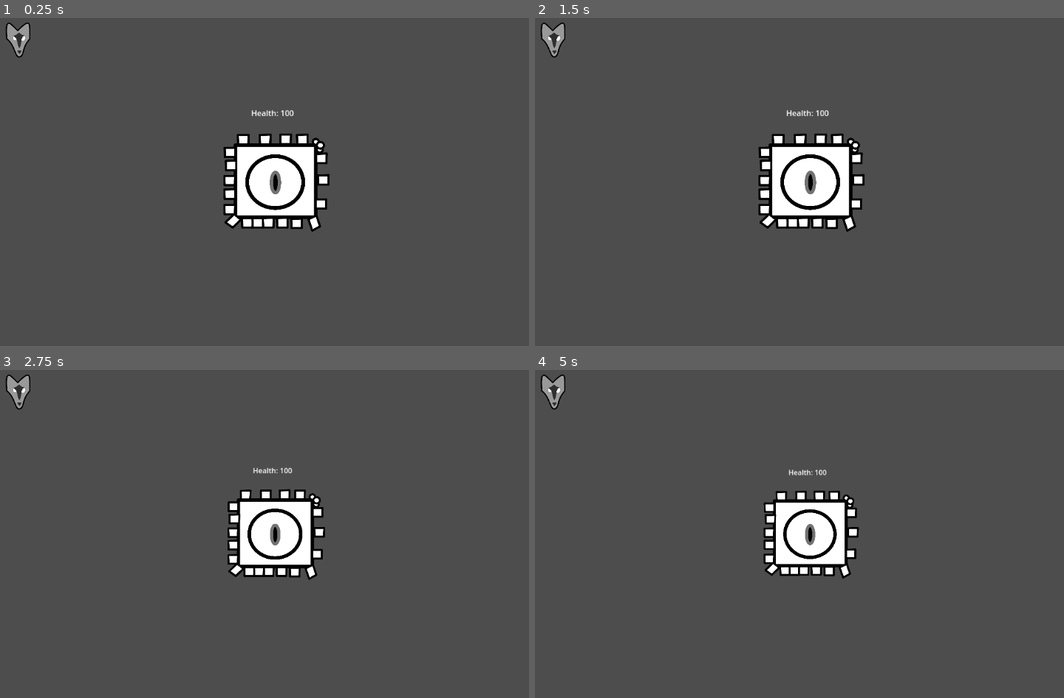
Above: before the commit, frames 1-4 (two rows, left to right).
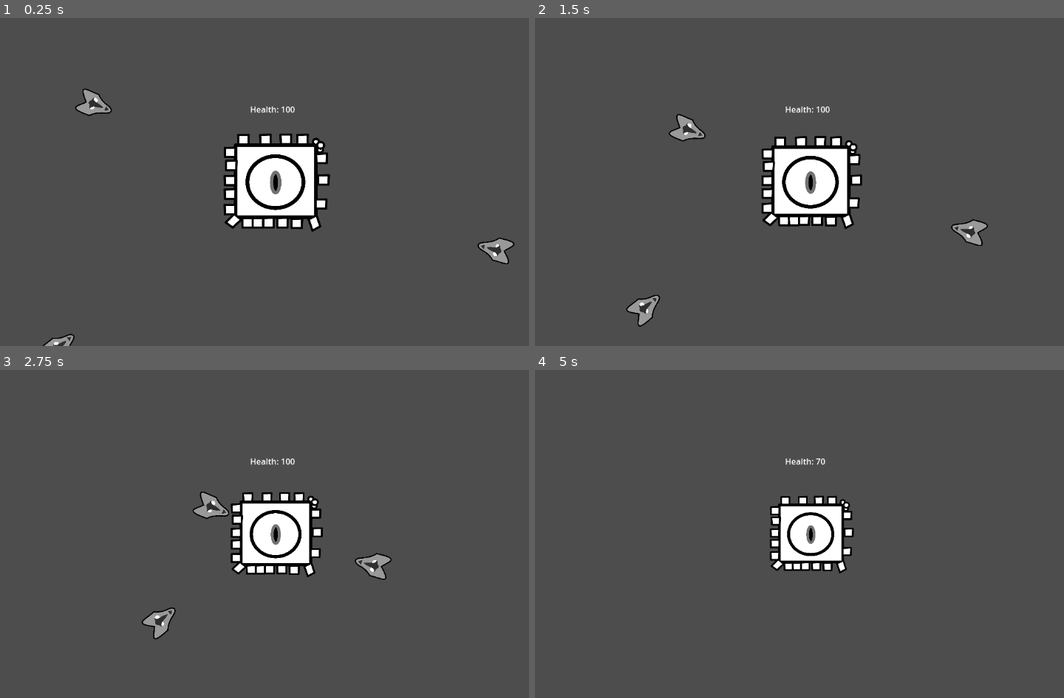
Above: after the commit, the same moments.

Repository: CybearTron/Wolf_Fortress_Game
Game: Godot game, scene res://Scenes/levels/world.tscn
The game is run twice, just before and just after one commit, with the same random seed, the same clock (stepped at 60 frames per second) and the same inputs.
Inputs:
- Up to frame 1 (0.25 s): no input
- Up to frame 2 (1.5 s): no input
- Up to frame 3 (2.75 s): no input
- Up to frame 4 (5 s): no input

The runs differ from the first frame. In frame 1, 1.5% of the frame differs, in the area x 1-98%, y 1-100%; in frame 2, 3.5%, in the area x 1-86%, y 1-95%; in frame 3, 3.3%; in frame 4, 3.0%.

Commit message:
Got wolf to move towards and die within the fortress, damaging it.

Diff:
--- a/Scenes/fortress/fortress.tscn
+++ b/Scenes/fortress/fortress.tscn
@@ -4,7 +4,7 @@
 [ext_resource type="Texture2D" uid="uid://da35fdvoc3klr" path="res://Assets/fortress/fortress_sprite.png" id="1_nl2ci"]
 
 [sub_resource type="RectangleShape2D" id="RectangleShape2D_p7rdu"]
-size = Vector2(160, 143)
+size = Vector2(128, 120)
 
 [sub_resource type="Animation" id="Animation_ct432"]
 resource_name = "Fortress_Eye"
@@ -25,14 +25,14 @@
 tracks/1/type = "value"
 tracks/1/imported = false
 tracks/1/enabled = true
-tracks/1/path = NodePath(".:scale")
+tracks/1/path = NodePath("Sprite2D:scale")
 tracks/1/interp = 1
 tracks/1/loop_wrap = true
 tracks/1/keys = {
 "times": PackedFloat32Array(0, 0.5, 1, 1.5, 2),
 "transitions": PackedFloat32Array(1, 1, 1, 1, 1),
 "update": 0,
-"values": [Vector2(1, 1), Vector2(0.9, 0.9), Vector2(0.85, 0.85), Vector2(0.95, 0.95), Vector2(1, 1)]
+"values": [Vector2(0.2, 0.2), Vector2(0.18, 0.18), Vector2(0.15, 0.15), Vector2(0.18, 0.18), Vector2(0.2, 0.2)]
 }
 
 [sub_resource type="Animation" id="Animation_sw6o0"]
@@ -52,14 +52,14 @@
 tracks/1/type = "value"
 tracks/1/imported = false
 tracks/1/enabled = true
-tracks/1/path = NodePath(".:scale")
+tracks/1/path = NodePath("Sprite2D:scale")
 tracks/1/interp = 1
 tracks/1/loop_wrap = true
 tracks/1/keys = {
 "times": PackedFloat32Array(0),
 "transitions": PackedFloat32Array(1),
 "update": 0,
-"values": [Vector2(1, 1)]
+"values": [Vector2(0.2, 0.2)]
 }
 
 [sub_resource type="AnimationLibrary" id="AnimationLibrary_n6hsn"]
@@ -78,7 +78,7 @@
 hframes = 2
 
 [node name="CollisionShape2D" type="CollisionShape2D" parent="."]
-position = Vector2(0, 0.5)
+position = Vector2(8, -4)
 shape = SubResource("RectangleShape2D_p7rdu")
 
 [node name="AnimationPlayer" type="AnimationPlayer" parent="."]
@@ -93,3 +93,5 @@
 offset_right = 65.0
 offset_bottom = -131.0
 text = "Hello"
+
+[connection signal="body_entered" from="." to="." method="_on_body_entered"]
--- a/Scenes/levels/world.tscn
+++ b/Scenes/levels/world.tscn
@@ -5,8 +5,14 @@
 
 [node name="world" type="Node2D"]
 
-[node name="wolf" parent="." instance=ExtResource("2_75p36")]
-position = Vector2(200, 200)
-
 [node name="fortress" parent="." instance=ExtResource("1_e5qe7")]
 position = Vector2(584, 328)
+
+[node name="wolf3" parent="." instance=ExtResource("2_75p36")]
+position = Vector2(216, 168)
+
+[node name="wolf2" parent="." instance=ExtResource("2_75p36")]
+position = Vector2(152, 664)
+
+[node name="wolf" parent="." instance=ExtResource("2_75p36")]
+position = Vector2(1040, 464)
--- a/Scenes/wolves/wolf.tscn
+++ b/Scenes/wolves/wolf.tscn
@@ -10,16 +10,18 @@
 [sub_resource type="CircleShape2D" id="CircleShape2D_dvskv"]
 radius = 3576.91
 
-[node name="wolf" type="Area2D"]
+[node name="wolf" type="CharacterBody2D" groups=["wolf"]]
 scale = Vector2(0.15, 0.15)
 script = ExtResource("1_8yo5m")
 
 [node name="Sprite2D" type="Sprite2D" parent="."]
+rotation = -1.5708
 scale = Vector2(0.6, 0.6)
 texture = ExtResource("1_e2ga2")
 
 [node name="CollisionShape2D" type="CollisionShape2D" parent="."]
 position = Vector2(0, -53.3333)
+rotation = -1.5708
 shape = SubResource("CapsuleShape2D_fdd33")
 
 [node name="Detection" type="Area2D" parent="."]
@@ -27,4 +29,12 @@
 [node name="CollisionShape2D" type="CollisionShape2D" parent="Detection"]
 shape = SubResource("CircleShape2D_dvskv")
 
+[node name="hitbox" type="Area2D" parent="."]
+rotation = -1.5708
+
+[node name="CollisionShape2D" type="CollisionShape2D" parent="hitbox"]
+position = Vector2(0, -53.3333)
+shape = SubResource("CapsuleShape2D_fdd33")
+
 [connection signal="area_entered" from="Detection" to="." method="_on_detection_area_entered"]
+[connection signal="area_entered" from="hitbox" to="." method="_on_hitbox_area_entered"]
--- a/Scripts/fortress/fortress.gd
+++ b/Scripts/fortress/fortress.gd
@@ -8,3 +8,10 @@
 
 	if health<=0:
 		queue_free()
+
+
+
+func _on_body_entered(body):
+	if body.is_in_group("wolf"):
+		health-=10;
+		body.queue_free();
--- a/Scripts/wolves/wolf.gd
+++ b/Scripts/wolves/wolf.gd
@@ -1,4 +1,4 @@
-extends Area2D
+extends CharacterBody2D
 
 @export var speed = 100;
 
@@ -7,10 +7,17 @@
 func _physics_process(delta):
 	if fortress !=null:
 		var direction = fortress.global_position - global_position
+		look_at(fortress.global_position);
 		direction = direction.normalized();
-		global_position = speed * direction;
-
+		velocity = speed * direction;
+		move_and_slide();
 
 func _on_detection_area_entered(area):
 	if(area.is_in_group("fortress")):
 		fortress = area;
+
+
+func _on_hitbox_area_entered(area):
+	if(area.is_in_group("fortress")):
+		#queuse_free();
+		pass
